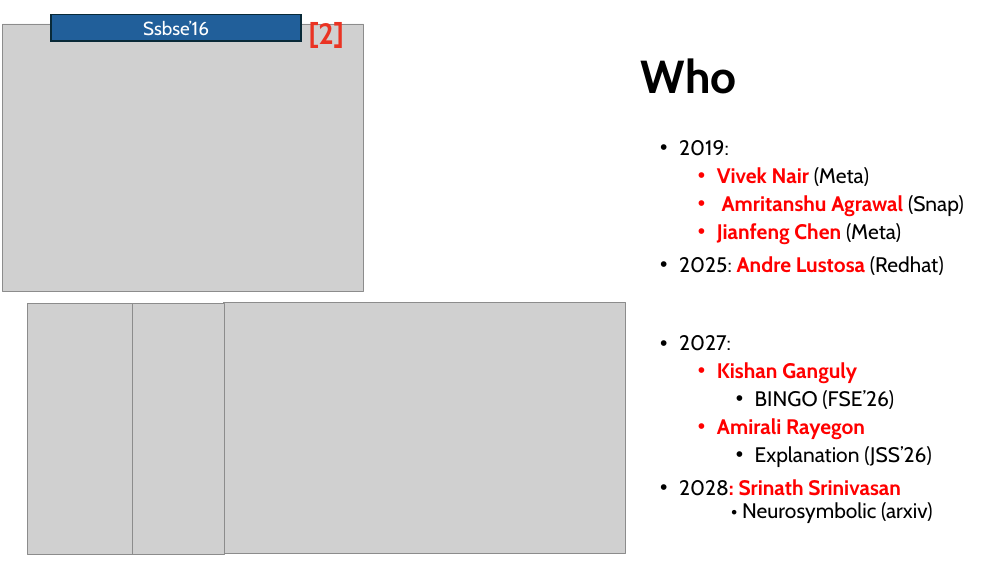
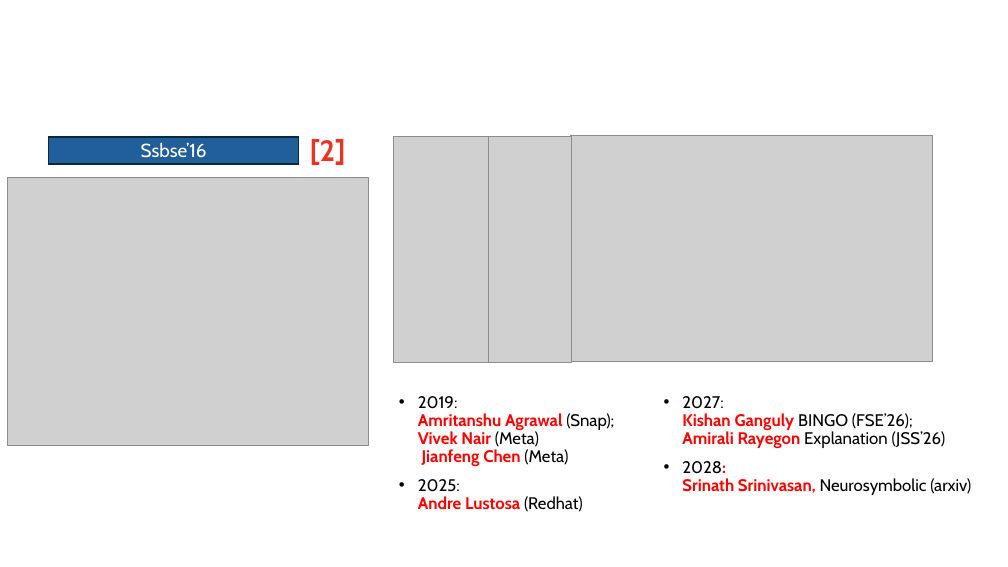
Before and after one commit to timm/fyi, a slide deck: slide 2 of 26less.pptx. Drawn at 1008x567 pixels with LibreOffice and Linux fonts; fonts in the diff are those of the drawing; grey boxes stand for pictures; background and template pictures are left out. Boxes give left, top, right and bottom in pixels: in the first picture for what was removed or moved away, otherwise in the second. Text is boxed around its words. In the diff, an @@ line names an element or a change of style, - is before the commit and + after.

```diff
--- a/26less.pptx
+++ b/26less.pptx
@@ title removed at <box>641,58,737,94</box> @@
-Who
@@ rectangle "Ssbse’16": place and size @@
-rectangle "Ssbse’16" at <box>51,14,302,41</box>
+rectangle "Ssbse’16" at <box>48,137,299,163</box>
@@ text "[2]": place and size @@
-text "[2]" at <box>309,20,344,48</box>
+text "[2]" at <box>310,139,345,165</box>
@@ picture: place and size @@
-picture at <box>27,303,132,554</box>
+picture at <box>394,137,488,362</box>
@@ picture: place and size @@
-picture at <box>130,303,225,554</box>
+picture at <box>487,137,572,362</box>
@@ picture: place and size @@
-picture at <box>224,302,626,554</box>
+picture at <box>570,136,932,361</box>
@@ picture: place and size @@
-picture at <box>3,24,364,292</box>
+picture at <box>8,178,368,445</box>
@@ text added at <box>418,396,614,512</box>, 16 pt, text #FF0000, bold @@
+• 2019:
+  Amritanshu Agrawal (Snap);
+  Vivek Nair (Meta)
+  Jianfeng Chen (Meta)
+• 2025:
+  Andre Lustosa (Redhat)
@@ text at <box>682,396,971,495</box>: text changed; size 20 to 16 pt; text colour #FF0000 to none @@
-• 2019:
-  • Vivek Nair (Meta)
-  • Amritanshu Agrawal (Snap)
-  • Jianfeng Chen (Meta)
-• 2025: Andre Lustosa (Redhat)
-• 2027:
-  • Kishan Ganguly
-    • BINGO (FSE’26)
-  • Amirali Rayegon
-    • Explanation (JSS’26)
-• 2028: Srinath Srinivasan
-  • Neurosymbolic (arxiv)
+• 2027:
+  Kishan Ganguly BINGO (FSE’26);
+  Amirali Rayegon Explanation (JSS’26)
+• 2028:
+  Srinath Srinivasan, Neurosymbolic (arxiv)
```
Also in this commit, not shown: 23 other slides changed, 1 slide added, 1 other file.
